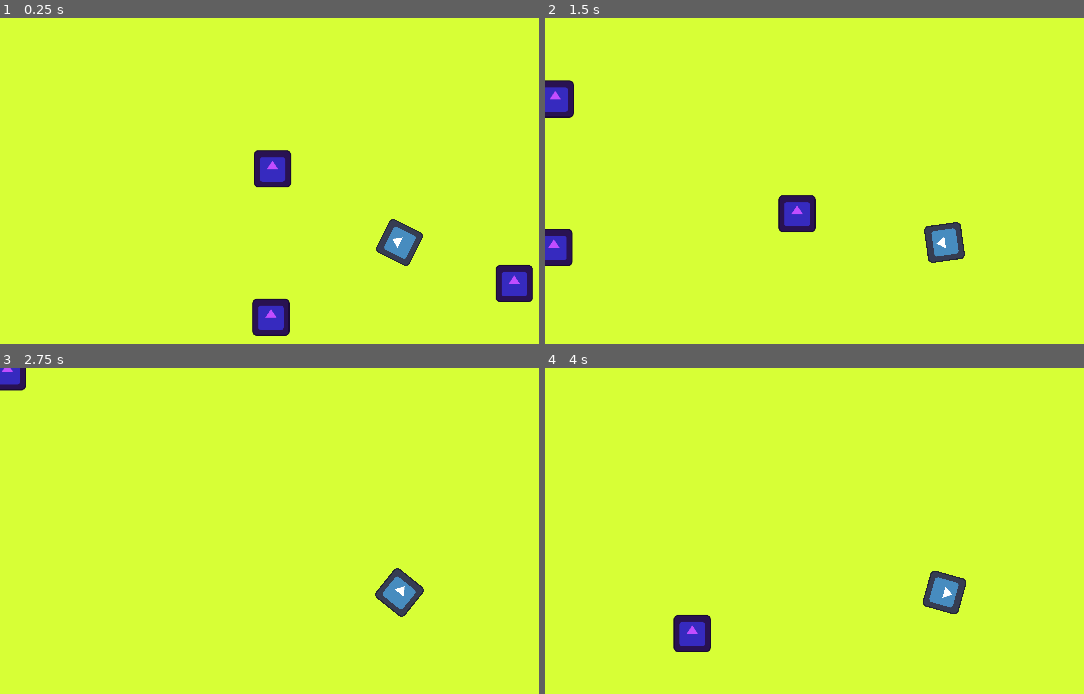
Above: before the commit, frames 1-4 (two rows, left to right).
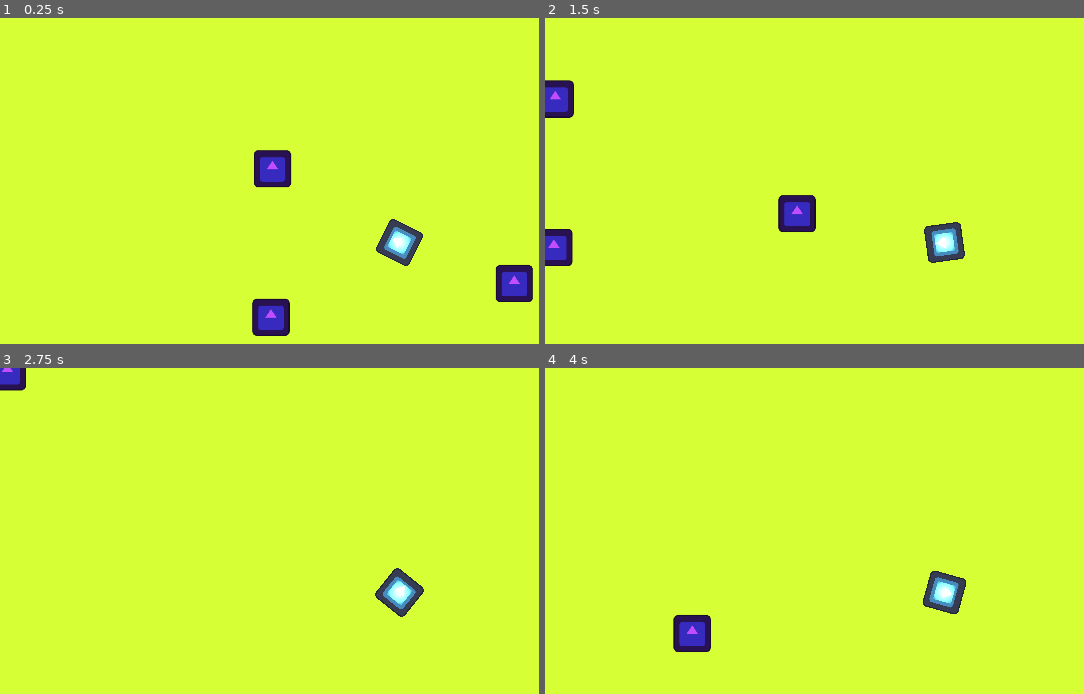
Above: after the commit, the same moments.

Repository: B-Gaspard/EfreiGamesWeek
Game: Godot game, scene res://Assets/Scenes/world.tscn
Two runs of this game, one before a commit and one after it. Both use one fixed random seed, a clock stepped at 60 frames per second and the inputs below. The engine's default icon, where the game draws it, is replaced by a stand-in: a white triangle on a blue panel in a dark square.
Inputs (mouse positions are in pixels of both pictures, inside the frame that each line leads up to):
- Up to frame 1 (0.25 s): no input
- Up to frame 2 (1.5 s): tap Enter at 0.5 s; move the mouse to (outside the picture) at 0.52 s; hold D (Right) 0.53-1.28 s; move the mouse to (782, 265) at 1.27 s; hold S (Down) from 1.28 s (still down)
- Up to frame 3 (2.75 s): move the mouse to (479, 495) at 2.02 s; release S (Down) at 2.03 s; hold D (Right) from 2.03 s (still down)
- Up to frame 4 (4 s): move the mouse to (906, 680) at 2.77 s; release D (Right) at 2.78 s; hold W (Up) 2.78-3.53 s; move the mouse to (outside the picture) at 3.52 s; hold A (Left) from 3.53 s (still down)

The runs differ from the first frame. In frame 1, 0.2% of the frame differs, in the area x 71-77%, y 65-73%; in frame 2, 0.2%; in frame 3, 0.2%; in frame 4, 0.2%.

Commit message:
Light System barebones

Diff:
--- a/Assets/Scenes/box.tscn
+++ b/Assets/Scenes/box.tscn
@@ -4,6 +4,9 @@
 
 [sub_resource type="RectangleShape2D" id="RectangleShape2D_vpanj"]
 size = Vector2(127, 126)
+
+[sub_resource type="OccluderPolygon2D" id="OccluderPolygon2D_eb7ec"]
+polygon = PackedVector2Array(66, -64, 64, 62, -64, 63, -64, -66)
 
 [node name="StaticBody2D" type="StaticBody2D" unique_id=1032467333]
 
@@ -14,3 +17,6 @@
 [node name="Sprite2D" type="Sprite2D" parent="." unique_id=1698513316]
 modulate = Color(0.75686276, 0.3019608, 1, 1)
 texture = ExtResource("1_eb7ec")
+
+[node name="LightOccluder2D" type="LightOccluder2D" parent="." unique_id=699720160]
+occluder = SubResource("OccluderPolygon2D_eb7ec")
--- /dev/null
+++ b/Assets/Scenes/light_system.tscn
@@ -0,0 +1,24 @@
+[gd_scene format=3 uid="uid://cqoehlhw1k4t6"]
+
+[ext_resource type="Script" uid="uid://buqp3cxsxgeig" path="res://light_manager.gd" id="1_rhfnu"]
+
+[sub_resource type="Gradient" id="Gradient_x5o38"]
+offsets = PackedFloat32Array(0.14663461, 0.78125)
+colors = PackedColorArray(1, 1, 1, 1, 0, 0, 0, 1)
+
+[sub_resource type="GradientTexture2D" id="GradientTexture2D_d2g2p"]
+gradient = SubResource("Gradient_x5o38")
+use_hdr = true
+fill = 1
+fill_from = Vector2(0.5, 0.5)
+fill_to = Vector2(0, 1)
+
+[node name="LightSystem" type="Node2D" unique_id=108995640]
+script = ExtResource("1_rhfnu")
+
+[node name="PointLight2D" type="PointLight2D" parent="." unique_id=769965020]
+scale = Vector2(110.436, 80)
+shadow_enabled = true
+shadow_color = Color(0, 0, 0, 1)
+texture = SubResource("GradientTexture2D_d2g2p")
+offset = Vector2(0.225, 0)
--- a/Assets/Scenes/player.tscn
+++ b/Assets/Scenes/player.tscn
@@ -2,7 +2,6 @@
 
 [ext_resource type="Texture2D" uid="uid://cmf12racbdrmp" path="res://icon.svg" id="1_6cd4h"]
 [ext_resource type="Script" uid="uid://0opeglx2dhiw" path="res://Assets/Scenes/player.gd" id="1_38rej"]
-[ext_resource type="Script" uid="uid://cw6s1j5464r6l" path="res://Assets/Scenes/player_collisions.gd" id="2_7dd06"]
 
 [sub_resource type="SpriteFrames" id="SpriteFrames_uc036"]
 animations = [{
@@ -18,6 +17,30 @@
 [sub_resource type="RectangleShape2D" id="RectangleShape2D_dv8ie"]
 size = Vector2(128, 131)
 
+[sub_resource type="GDScript" id="GDScript_7dd06"]
+script/source = "extends CollisionShape2D
+
+
+# Called when the node enters the scene tree for the first time.
+func _ready() -> void:
+	pass # Replace with function body.
+
+
+# Called every frame. 'delta' is the elapsed time since the previous frame.
+func _process(delta: float) -> void:
+	pass
+"
+
+[sub_resource type="Gradient" id="Gradient_38rej"]
+offsets = PackedFloat32Array(0.2139423, 1)
+colors = PackedColorArray(1, 1, 1, 1, 0.05810398, 0.05810398, 0.05810398, 1)
+
+[sub_resource type="GradientTexture2D" id="GradientTexture2D_t1xgp"]
+gradient = SubResource("Gradient_38rej")
+fill = 1
+fill_from = Vector2(0.5, 0.5)
+fill_to = Vector2(0, 0)
+
 [node name="Player" type="CharacterBody2D" unique_id=1688720327]
 script = ExtResource("1_38rej")
 
@@ -32,4 +55,12 @@
 [node name="CollisionShape2D" type="CollisionShape2D" parent="." unique_id=1766223154]
 position = Vector2(-1, -0.5)
 shape = SubResource("RectangleShape2D_dv8ie")
-script = ExtResource("2_7dd06")
+script = SubResource("GDScript_7dd06")
+
+[node name="PointLight2D" type="PointLight2D" parent="." unique_id=225022518]
+color = Color(0.965481, 0.9296029, 0.4175406, 1)
+energy = 2.5
+shadow_enabled = true
+shadow_filter = 1
+shadow_filter_smooth = 1.0
+texture = SubResource("GradientTexture2D_t1xgp")
--- a/Assets/Scenes/player_collisions.gd
+++ b/light_manager.gd
@@ -1,4 +1,4 @@
-extends CollisionShape2D
+extends Node2D
 
 
 # Called when the node enters the scene tree for the first time.
Not shown, removed: Assets/Scenes/player_collisions.gd.uid
Not shown, added: light_manager.gd.uid
